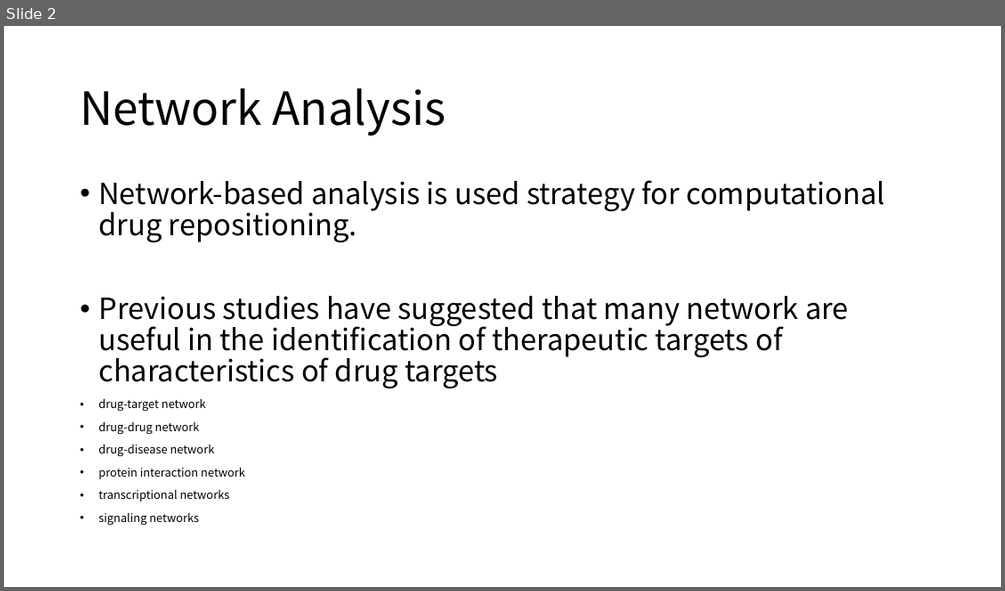
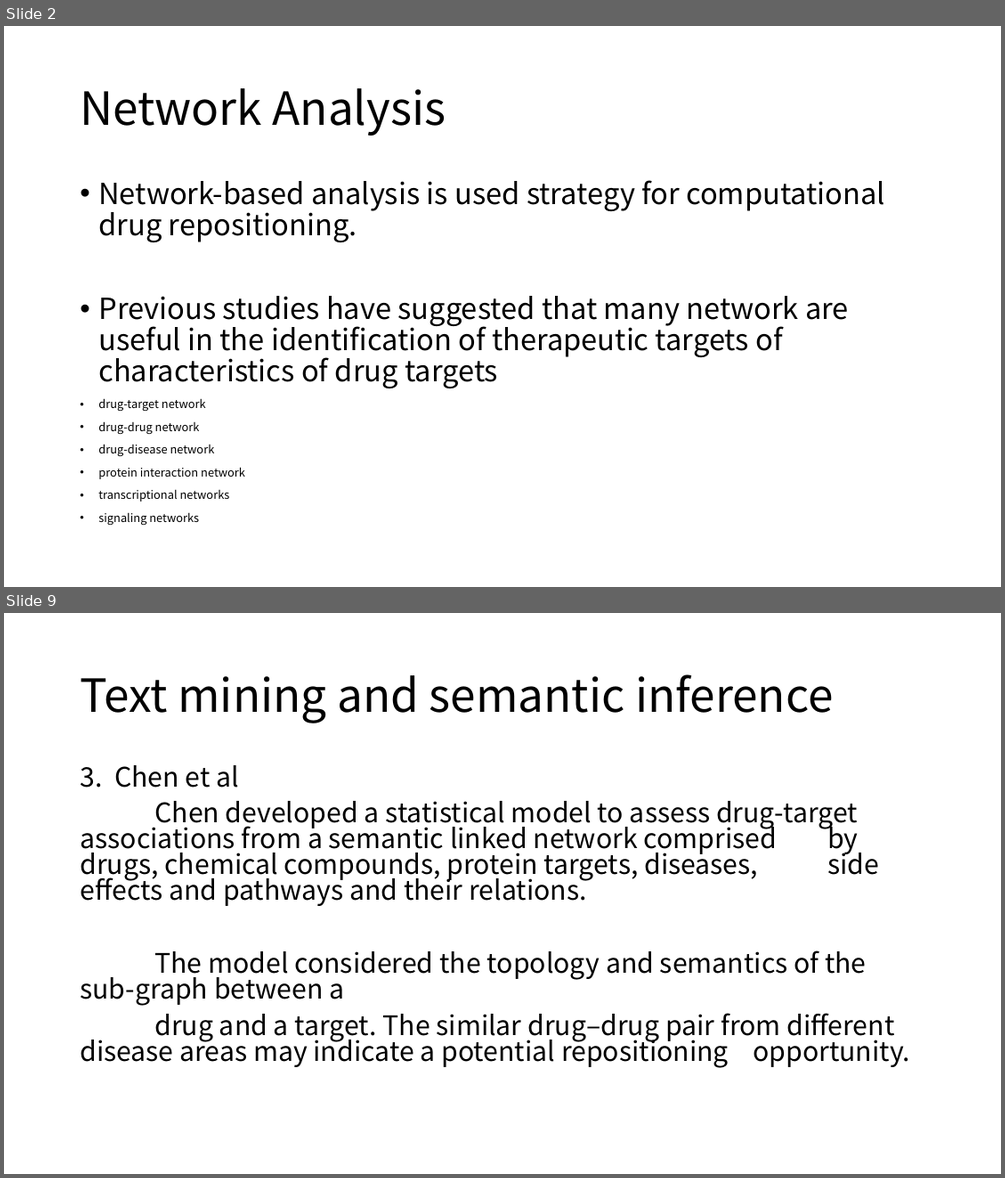
Before and after one commit to moklise/TIL, a slide deck: Review/[2] A Survey Off Current Trends In Computational Drug/A survey of current trends in computational drug.pptx. Shown one above the other, each under a label of ours: slide 2 before the commit, slides 2 and 9 after it; the slides between them are not shown. The pictures are 1005x591 and 1005x1178 pixels, drawn with LibreOffice and Linux fonts; fonts in the diff are those of the drawing. Boxes give left, top, right and bottom in pixels: in the first picture for what was removed or moved away, otherwise in the second. Text is boxed around its words. In the diff, an @@ line names an element or a change of style, - is before the commit and + after.

Commit message:
[Review] A survey of current trends in computational drug 160706

```diff
--- a/Review/[2] A Survey Off Current Trends In Computational Drug/A survey of current trends in computational drug.pptx
+++ b/Review/[2] A Survey Off Current Trends In Computational Drug/A survey of current trends in computational drug.pptx
@@ slide 9 added at (x1=4, y1=613, x2=1001, y2=1174), background #FFFFFF @@
@@ title added at (x1=80, y1=674, x2=833, y2=723), 44 pt, text #000000 @@
+Text mining and semantic inference
@@ text added at (x1=80, y1=765, x2=910, y2=1068), 25.9 pt, text #000000 @@
+3. Chen et al
+Chen developed a statistical model to assess drug-target associations from a semantic linked network comprised by drugs, chemical compounds, protein targets, diseases, side effects and pathways and their relations.
+The model considered the topology and semantics of the sub-graph between a
+drug and a target. The similar drug–drug pair from different disease areas may indicate a potential repositioning opportunity.
```
Also in this commit, not shown: 1 slide changed, 9 other slides added, 1 other file.
